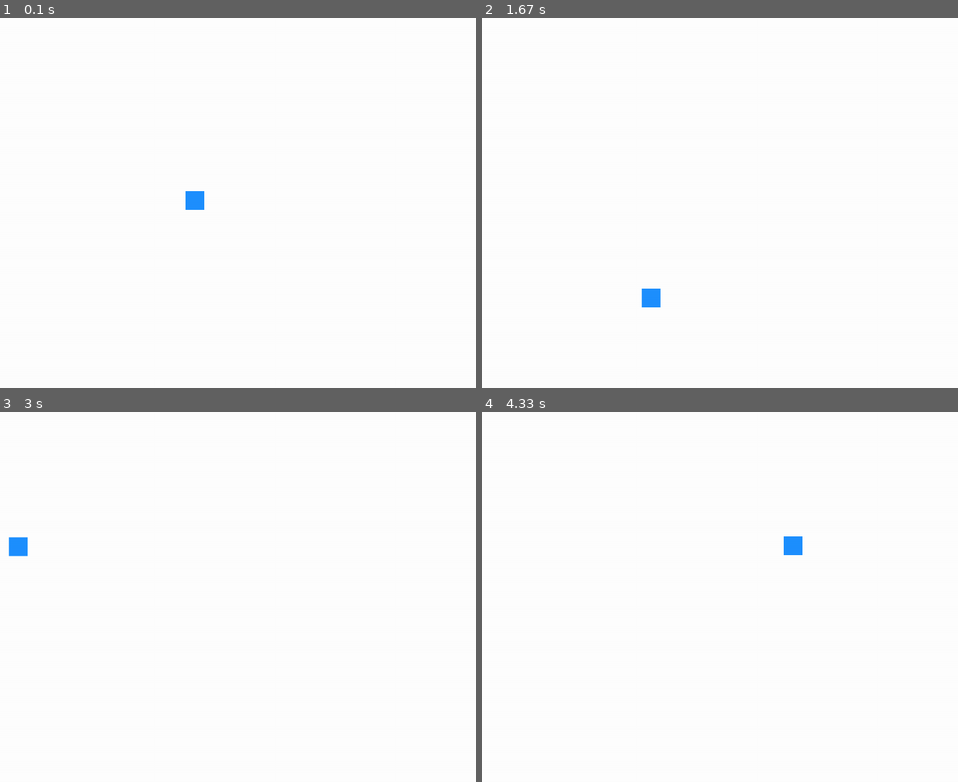
Above: before the commit, frames 1-4 (two rows, left to right).
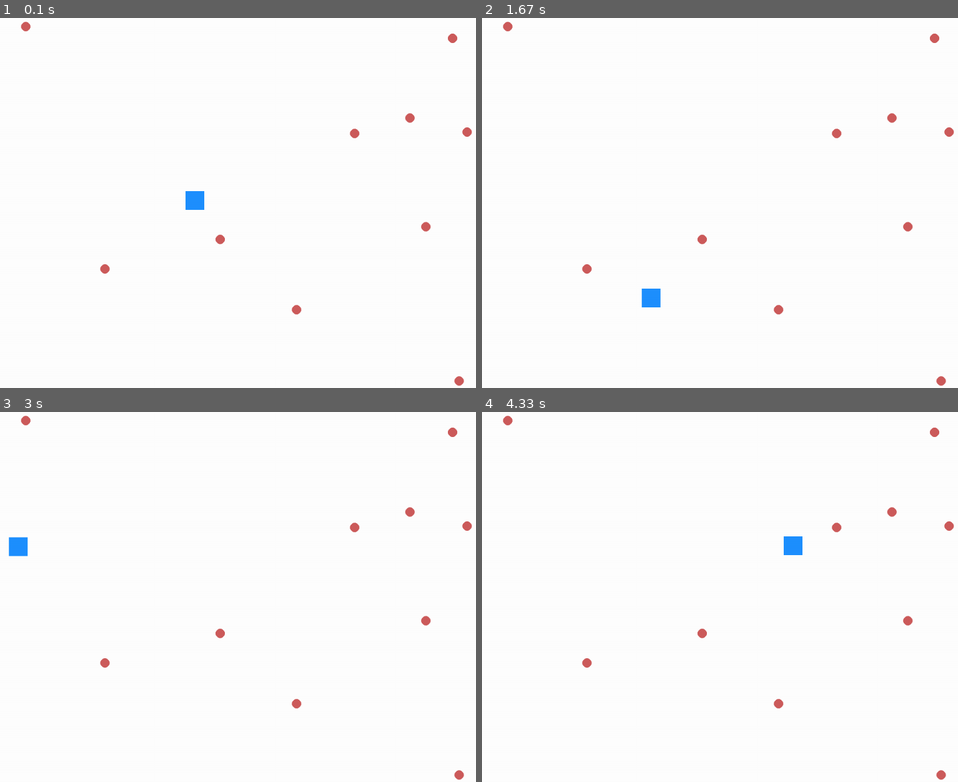
Above: after the commit, the same moments.

Repository: anton-mirazchiyski/Pygame-Learning
Game: pygame game, started from points_collector.py
Same seed, same stepped clock (60 frames per second), same inputs: the game is played once before the commit and once after it.
Inputs (mouse positions are in pixels of both pictures, inside the frame that each line leads up to):
- Up to frame 1 (0.1 s): no input
- Up to frame 2 (1.67 s): press the mouse at (543, 203) at 0.37 s; move the mouse to (639, 243) at 0.47 s; release the mouse at (729, 284) at 0.6 s; click (501, 288) at 0.73 s; click (529, 62) at 1.07 s; click (648, 299) at 1.4 s
- Up to frame 3 (3 s): click (404, 733) at 1.73 s; click (309, 567) at 2.07 s; click (371, 585) at 2.4 s; click (19, 545) at 2.73 s
- Up to frame 4 (4.33 s): click (800, 500) at 3.07 s; click (510, 571) at 3.4 s; click (553, 563) at 3.73 s; click (791, 545) at 4.07 s

The runs differ from the first frame. In frame 1, 0.4% of the frame differs, in the area x 4-100%, y 1-100%; in frame 2, 0.4%; in frame 3, 0.4%; in frame 4, 0.4%.

Commit message:
Create points(circles) on the screen

Diff:
--- a/points_collector.py
+++ b/points_collector.py
@@ -7,6 +7,7 @@
 
 WHITE_COLOR = (255, 255, 255)
 BLUE_COLOR = (30, 144, 255)
+RED_COLOR = (205, 92, 92)
 
 SCREEN_WIDTH = 1200
 SCREEN_HEIGHT = 800
@@ -28,10 +29,20 @@
         self.rect.center = (mouse_x, mouse_y)
 
 
+class Point(pygame.sprite.Sprite):
+    def __init__(self):
+        super().__init__()
+        self.center = (
+            random.randint(10, SCREEN_WIDTH - 10),
+            random.randint(10, SCREEN_HEIGHT - 10)
+        )
+        self.radius = 10
+
+
 player = Player()
+points = [Point() for i in range(10)]
 
 while True:
-
     for event in pygame.event.get():
         if event.type == pygame.MOUSEMOTION:
             player.move()
@@ -40,6 +51,12 @@
             sys.exit()
 
     screen.fill(WHITE_COLOR)
+
     pygame.draw.rect(screen, BLUE_COLOR, player.rect)
+    for point in points:
+        pygame.draw.circle(screen, RED_COLOR, point.center, point.radius)
+        # if pygame.sprite.collide_circle(player, point):
+        #     points.remove(point)
+
     pygame.display.flip()
     clock.tick(20)
